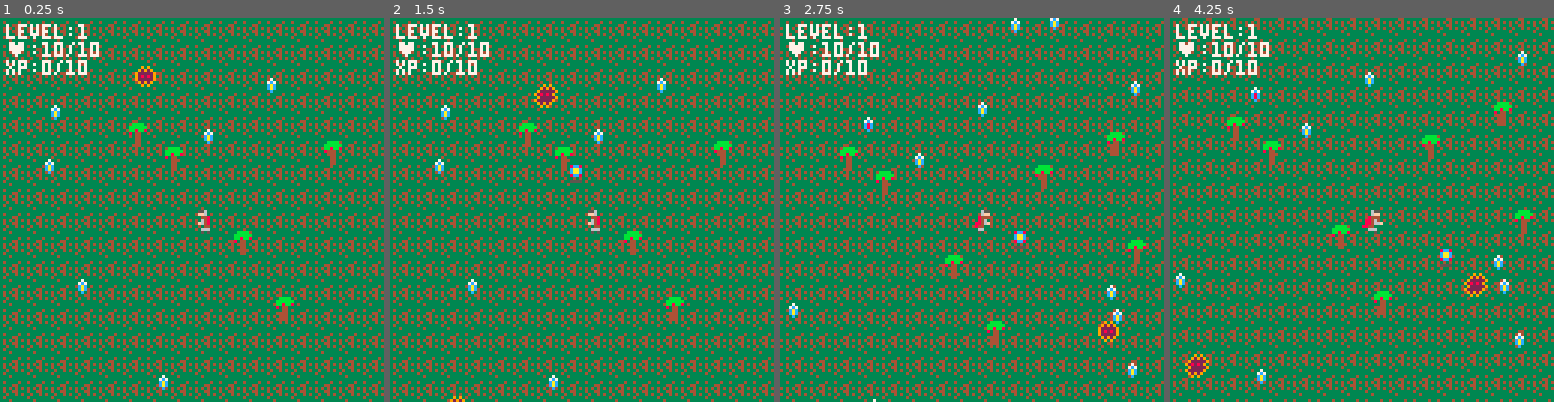
Above: before the commit, frames 1-4 (left to right).
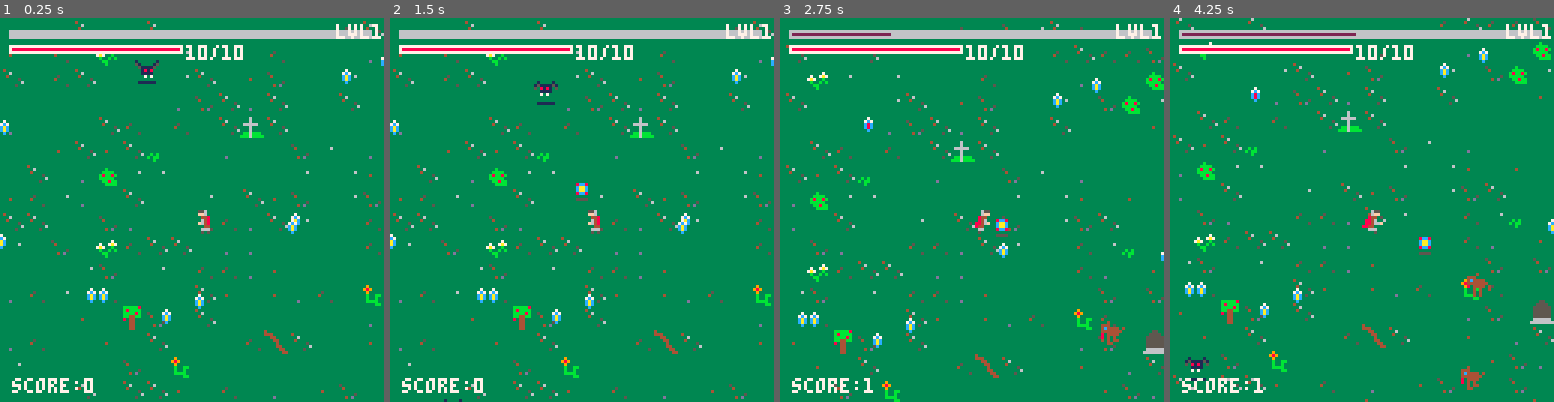
Above: after the commit, the same moments.

Repository: Dimillian/pico8-suvivor
Game: PICO-8 cartridge survivor.p8
Two runs of this game, one before a commit and one after it. Both use one fixed random seed, a clock stepped at 60 frames per second and the inputs below.
Inputs:
- Up to frame 1 (0.25 s): no input
- Up to frame 2 (1.5 s): tap X (X key) at 0.33, 1.07 s
- Up to frame 3 (2.75 s): hold Right 1.6-2.1 s; tap X (X key) at 1.85 s; hold Up 2.15-2.42 s; hold Right from 2.47 s (still down)
- Up to frame 4 (4.25 s): tap X (X key) at 2.97, 4.08 s; release Right at 3.03 s; hold Left 3.08-3.58 s; hold Down 3.63-3.97 s; hold Right from 4.02 s (still down)

The runs differ from the first frame. In frame 1, 32% of the frame differs, in the area x 0-100%, y 0-100%; in frame 2, 32%; in frame 3, 32%; in frame 4, 33%.

Commit message:
Update survivor.p8

Diff:
--- a/survivor.p8
+++ b/survivor.p8
@@ -6,9 +6,11 @@
 player = {
 	level = 1,
 	xp = 0,
+	xp_radius=16,
 	next_xp = 10,
 	health = 10,
 	max_health=10,
+	kills=0,
 	weapons = { },
 	is_moving=false,
 
@@ -19,16 +21,20 @@
 	proj_delay=70,
 	proj_counter=0,
 	proj_damage_x = 1,
-	proj_delay_x = 1,
+	proj_delay_x = 0,
 	proj_speed_x = 1,
 	proj_count = 1,
+	proj_max_pierce = 1,
 	proj = { },
 
-	sprite=1,
 	sprite_idle=1,
 	sprite_move1=2,
 	sprite_move2=3,
 	sprite_grace=4,
+	sprite_move1_up=5,
+	sprite_move2_up=6,
+	sprite_move1_down=7,
+	sprite_move2_down=8,
 
 	x=512,
 	y=256,
@@ -58,9 +64,18 @@
 	draw_ui=function(self)
 		local x = player.x-64
 		local y = player.y-64
-		print("level:" .. self.level,x + 2 ,y + 2, 7)
-		print("♥:" .. self.health .. "/" .. self.max_health)
-		print("xp:" .. self.xp .. "/" .. self.next_xp)
+		rectfill(x+3, y+4, x + 123, y + 6, 6)
+		if self.xp > 0 then
+			local xp_w = flr((self.xp / self.next_xp) * 123)
+			rectfill(x+4, y+5, x + xp_w, y + 5, 2)
+		end
+		print("lvl" .. self.level, x + 112, y + 2, 7)
+
+		rectfill(x+3, y+9, x + 60, y + 11, 7)
+		local hp_w = flr((self.health / self.max_health) * 59)
+		rectfill(x+4, y+10, x + hp_w, y + 10, 8)
+		print(self.health .. "/" .. self.max_health, x + 62, y + 9, 7)
+		print("score:" .. self.kills,  x + 4 ,y + 120, 7)
 	end,
 
 	update=function(self)
@@ -108,9 +123,19 @@
 				self.sprite = self.sprite_idle
 				delay(2)
 			elseif self.is_moving then
-				self.sprite = self.sprite_move1
+				local move1 = self.sprite_move1
+				local move2 = self.sprite_move2
+				if self.direction == 2 then
+					move1 = self.sprite_move1_up
+					move2 = self.sprite_move2_up
+				elseif self.direction == 3 then
+					move1 = self.sprite_move1_down
+					move2 = self.sprite_move2_down
+				end
+
+				self.sprite = move1
 				delay(5)
-				self.sprite = self.sprite_move2
+				self.sprite = move2
 				delay(5)
 			else
 				self.sprite = self.sprite_idle
@@ -131,7 +156,7 @@
 
 	update_proj=function(self)
 		self.proj_counter = self.proj_counter + 1
-		if self.proj_counter >= self.proj_delay then
+		if self.proj_counter >= (self.proj_delay - self.proj_delay_x) then
 			self.proj_counter = 0
 			local c = cocreate(function()
 				for i=1, self.proj_count do
@@ -155,11 +180,10 @@
 	end,
 
 	add_projectile=function(self)
-		local bs = self.proj_speed_base
 		local foe = closest_foe()
 		local angle = atan2(foe.x - self.x, foe.y - self.y)
 		local proj = {
-			damage=1 + self.proj_damage_x,
+			damage=self.proj_damage_x,
 			speed=0.8 * self.proj_speed_x,
 			sprite=50,
 			x=flr(self.x),
@@ -167,6 +191,8 @@
 			distance=0,
 			distance_max=100,
 			angle=angle,
+			pierce_count=0,
+			foe_hits={},
 			draw=function(self)
 				spr(self.sprite, self.x, self.y)
 			end,
@@ -210,7 +236,18 @@
 	foes = {},
 	xp = {},
 	foes = {},
-	things = {},
+	damages = {},
+
+	world_map = {
+		base_sprite = {64, 64, 64, 64, 64, 64, 80, 96, 112, 81, 113, 97},
+		things_sprite = {65, 66, 67, 68, 69, 70, 71, 72},
+		things_prob = 0.05,
+	},
+
+	init=function(self)
+		self:gen_random_xp()
+		self:gen_random_things()
+	end,
 
 	draw=function(self)
 		map(0, 0)
@@ -223,6 +260,9 @@
 		for thing in all(self.things) do
 			thing:draw()
 		end
+		for damage in all(self.damages) do
+			damage:draw()
+		end
 	end,
 
 	update=function(self, player)
@@ -232,6 +272,9 @@
 		for foe in all(self.foes) do
 			foe:update(player)
 		end
+		for damage in all(self.damages) do
+			damage:update()
+		end
 		local count = 10 + (5 * player.level - 1)
 		if #self.foes <= 10 then
 			self:add_foe(player)
@@ -241,26 +284,29 @@
 	add_foe=function(self, player)
 		local x = player.x + rnd(player.x) - 128
 		local y = player.y + rnd(player.y) - 128
-		local speed = 0.1 * player.level
+		local speed = 0.2 * (player.level / 2)
 		local xp = 1 * player.level
-		local sprites = {33, 35}
+		local sprites = {33, 35, 37, 39, 41}
 		local sprite = flr(rnd(sprites))
+		local health = ceil(1 * (player.level / 3))
 		local foe = {
-			health=1,
+			health=health,
 			xp=xp,
 			attack=1,
+			is_dead=false,
 			x=x,
 			y=y,
 			sprite=sprite,
 			speed=speed,
 			init=function(self)
 				self.sprite_moving_routing = cocreate(self.update_sprite_routine)
+				self.sprite_death_routine= cocreate(self.play_death_routine)
 			end,
 			draw=function(self)
 				spr(self.sprite, self.x, self.y)
 			end,
 			update=function(self, player)
-				if is_colliding(self, player) then
+				if not self.is_dead and is_colliding(self, player) then
 					player:hit_by_foe(self)
 				end
 
@@ -270,6 +316,9 @@
 			end,
 
 			update_position=function(self, player)
+				if self.is_dead then
+					return
+				end
 				local dx = player.x - self.x
 				local dy = player.y - self.y
 				local distance = sqrt(dx * dx + dy * dy)
@@ -287,14 +336,29 @@
 			update_health=function(self)
 				for proj in all(player.proj) do
 					if is_colliding(self, proj) then
+						for foe in all(proj.foe_hits) do
+							if self == foe then
+								return
+							end
+						end
+						add(proj.foe_hits, self)
 						self.health = self.health - proj.damage
-						del(player.proj, proj)
+						proj.pierce_count = proj.pierce_count + 1
+						if proj.pierce_count >= player.proj_max_pierce then
+							del(player.proj, proj)
+						end
+						world:add_damage(proj.damage, self.x + 2, self.y - 8)
 					end
 				end
 				if self.health <= 0 then
-					sfx(sfx_foe_death)
-					del(world.foes, self)
-					world:add_xp(self.x, self.y, self.xp, true)
+					if not self.is_dead then
+						self.is_dead=true
+						sfx(sfx_foe_death)
+						player.kills = player.kills + 1
+					end
+					if costatus(self.sprite_death_routine) != "dead" then
+							coresume(self.sprite_death_routine, self)
+					end
 				end
 			end,
 
@@ -306,12 +370,26 @@
 
 			update_sprite_routine=function(self)
 				local sprite = self.sprite
-				while true do
+				while self.is_dead == false do
 					self.sprite = sprite
 					delay(10)
+					if self.is_dead then
+						break
+					end
 					self.sprite = sprite + 1
 					delay(10)
 				end
+			end,
+
+			play_death_routine=function(self)
+				self.sprite = 61
+				delay(8)
+				self.sprite = 62
+				delay(8)
+				self.sprite = 63
+				delay(8)
+				world:add_xp(self.x, self.y, self.xp, true)
+				del(world.foes, self)
 			end
 		}
 		foe:init()
@@ -326,34 +404,90 @@
 		local xp = {
 			x = flr(x),
 			y = flr(y),
+			speed=0.5,
+			is_agro=false,
 			value = ceil(value),
 			sprite= sprite,
 			draw=function(self)
 				spr(self.sprite, self.x, self.y)
 			end,
 			update=function(self, player)
+				if is_colliding_radius(self, player, player.xp_radius) then
+					self.is_agro=true
+				end
 				if is_colliding(self, player) then
 					player:collect_xp(self.value)
 					del(world.xp, self)
 				end
+				self:update_position(player)
+			end,
+			update_position=function(self, player)
+				if not self.is_agro then
+					return
+				end
+				local dx = player.x - self.x
+				local dy = player.y - self.y
+				local distance = sqrt(dx * dx + dy * dy)
+
+				if distance > 0 then
+					dx = dx / distance
+					dy = dy / distance
+				end
+
+				self.x = self.x + dx * self.speed
+				self.y = self.y + dy * self.speed
+
+			end,
+		}
+		add(self.xp, xp)
+	end,
+
+	add_damage=function(self, damage, x, y)
+		local damage = {
+			value = damage,
+			x = x,
+			y = y,
+			init=function(self)
+				self.update_routine = cocreate(self.update_damage_y)
+			end,
+			draw=function(self)
+				print(self.value, self.x, self.y, 7)
+			end,
+			update=function(self)
+				if costatus(self.update_routine) != "dead" then
+					coresume(self.update_routine, self)
+				end
+			end,
+			update_damage_y=function(self)
+				for i=0, 8 do
+					self.y = self.y - 0.5
+					delay(2)
+				end
+				del(world.damages, self)
 			end
 		}
-		add(self.xp, xp)
-	end,
-
-	add_thing=function(self, x, y)
-		local thing = {
-			x=x,
-			y=y,
-			sprite=65,
-			draw=function(self)
-				spr(self.sprite, self.x, self.y)
-			end,
-			update=function(self, player)
-
+		damage:init()
+		add(self.damages, damage)
+	end,
+
+ gen_random_xp=function(self)
+		for i=1, 256 do
+			self:add_xp(rnd(1024), rnd(512), rnd(3), false)
+		end
+	end,
+
+	gen_random_things=function(self)
+		for y=0,64 do
+			for x=0,127 do
+				local random_base_sprite = rnd(self.world_map.base_sprite)
+				mset(x, y, random_base_sprite)
+				local sprite = mget(x, y)
+				if rnd(1) < self.world_map.things_prob then
+					local	random_sprite = rnd(self.world_map.things_sprite)
+     mset(x, y, random_sprite)
+				end
 			end
-		}
-		add(self.things, thing)
+		end
 	end
 
 }
@@ -374,6 +508,8 @@
 		"proj dmg",
 		"proj delay",
 		"proj count",
+		"proj piercing",
+		"xp radius",
 	},
 	options = nil,
 
@@ -441,15 +577,19 @@
 		if option == "health" then
 			player.max_health = player.max_health + 5
 		elseif option == "speed" then
-			player.speed = player.speed + 0.1
+			player.speed = player.speed + 0.15
 		elseif option == "proj speed" then
 			player.proj_speed_x = player.proj_speed_x + 0.2
 		elseif option == "proj dmg" then
 			player.proj_damage_x = player.proj_damage_x + 1
 		elseif option == "proj delay" then
-			player.proj_delay_x = player.proj_delay_x - 0.
+			player.proj_delay_x = player.proj_delay_x - 5
 		elseif option == "proj count" then
 			player.proj_count = player.proj_count + 1
+		elseif option == "proj piercing" then
+			player.proj_max_pierce = player.proj_max_pierce + 1
+		elseif option == "xp radius" then
+			player.xp_radius = player.xp_radius + 4
 		end
 		player.health = player.max_health
 		self.options = nil
@@ -467,26 +607,19 @@
 
 sfx_xp=0
 sfx_level_up=1
-sfx_proj=4
-sfx_foe_death=5
+sfx_proj=2
+sfx_foe_death=3
 
 actions={}
-
-function gen_random_xp()
-	for i=1, 256 do
-		world:add_xp(rnd(1024), rnd(512), rnd(3), false)
-	end
-end
-
-function gen_things()
-	for i=1, 100 do
-		world:add_thing(rnd(1024), rnd(512))
-	end
-end
 
 function is_colliding(a,b)
 	return (abs(a.x-b.x)+
 	abs(a.y-b.y)) <= 8
+end
+
+function is_colliding_radius(a,b,r)
+	return (abs(a.x-b.x)+
+	abs(a.y-b.y)) <= r
 end
 
 function closest_foe()
@@ -523,9 +656,9 @@
 
 function _init()
 	cls()
-	gen_random_xp()
-	gen_things()
+	world:init()
 	player:init()
+	//music(0)
 end
 
 function _update60()
@@ -685,7 +818,7 @@
 
 
 __gff__
-0003010103000000000000000000000000010100000000000000000000000000000000000000000000000000000000000000000000000000000000000000000001000000000000000000000000000000000000000000000000000000000000000000000000000000000000000000000000000000000000000000000000000000
+0003010103010101010000000000000000010100000000000000000000000000000000000000000000000000000000000000000000000000000000000000000001000000000000000000000000000000000101000000000000000000000000000001010000000000000000000000000000010100000000000000000000000000
 0000000000000000000000000000000000000000000000000000000000000000000000000000000000000000000000000000000000000000000000000000000000000000000000000000000000000000000000000000000000000000000000000000000000000000000000000000000000000000000000000000000000000000
 __map__
 4040404040404040404040404040404040404040404040404040404040404040404040404040404040404040404040404040404040404040404040404040404040404040404040404040404040404040404040404040404040404040404040404040404040404040404040404040404040404040404040404040404040404040
Not shown, changed: 56 lines of the sprite sheet (__gfx__) section of survivor.p8
Not shown, changed: the music (__music__) section of survivor.p8
Not shown, changed: the sound effects (__sfx__) section of survivor.p8
